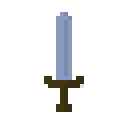
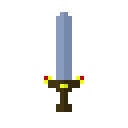
Layers edited between the first and the second 128 x 128 image:
hid "Layer 2" over [64, 16, 84, 112]
added layer "Layer 3" above "Layer 1" over [44, 76, 84, 88]
painted on "Layer 1" over [56, 16, 84, 112]
